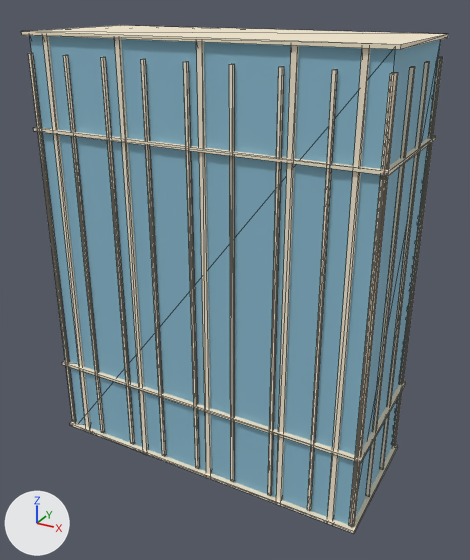
Renders of the glTF model public/assets/renovation/v2/models/modern-1-lod1.glb from each side of a commit.
Both versions are drawn from a 50 mm camera at (22.2, -39.4, 34.4) aimed at (0.7, -0.2, 14.8). Every picture has the same lights, and +X, +Y and +Z are marked at lower left. The first picture is the older version. Mesh edges are drawn as thin lines. Where no turn or scale is listed for an object, it has been applied to the vertices. Vertices at exactly the same position are counted once.

Objects in the first picture: 'modern-1_architecture'.
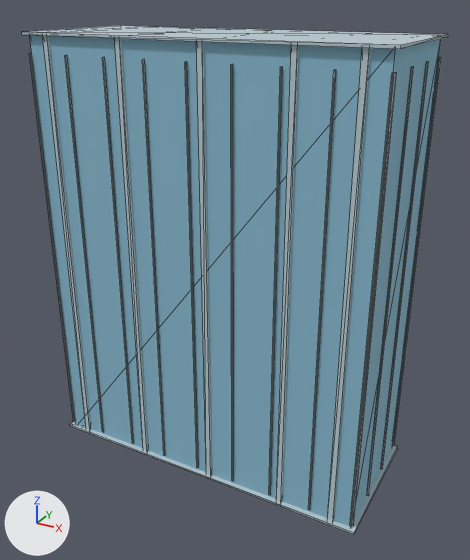
Location of each change, (x1, y1, x2, y2) in pixels of the pictures (470 x 560 px; the box of a moved part takes in the faces that stretch with it):
'modern-1_architecture', reshaped
    before: (21, 25, 448, 533)
    after: (22, 26, 448, 534)
part 1 of me_modern_1_001, moved or reshaped (not visible before)
    after: (102, 57, 134, 443)
part 2 of me_modern_1_001, moved or reshaped (not visible afterwards)
    before: (101, 57, 135, 444)
part 3 of me_modern_1_001, moved or reshaped (not visible before)
    after: (269, 67, 283, 495)
part 4 of me_modern_1_001, moved or reshaped (not visible afterwards)
    before: (268, 67, 284, 496)
part 5 of me_modern_1_001, deleted
    before: (62, 361, 406, 463)
part 6 of me_modern_1_001, deleted
    before: (33, 127, 436, 176)
part 7 of me_modern_1_001, recoloured
    both: (22, 26, 448, 533)

The edits, one by one:
Material 'frame' (mat_frame) is new.
Its base color is (0.5, 0.61, 0.66) (pale blue #bccdd4).
Its roughness is 0.75.
me_modern_1_001 is used by ob_modern_1_architecture.
me_modern_1_001 had 288 vertices, 432 faces and spanned x -12.9..12.9, y -5.3..5.3, z 0.0..32.1.
me_modern_1_001 now has 272 vertices, 408 faces and spans x -12.9..12.9, y -5.3..5.3, z 0.0..32.1.
me_modern_1_001 part 1: the loose piece of 8 vertices spanning x -6.4..-6.1, y 5.0..5.2, z 0.6..30.7 is moved by (0.0, -10.2, 0.0), in mat_frame (pale blue #bccdd4).
me_modern_1_001 part 2: the loose piece of 8 vertices spanning x -6.4..-6.1, y -5.2..-5.0, z 0.6..30.7 is moved by (0.0, 10.2, 0.0), in mat_frame (pale blue #bccdd4).
me_modern_1_001 part 3: the loose piece of 8 vertices spanning x 6.1..6.4, y 5.0..5.2, z 0.6..30.7 is moved by (0.0, -10.2, 0.0), in mat_frame (pale blue #bccdd4).
me_modern_1_001 part 4: the loose piece of 8 vertices spanning x 6.1..6.4, y -5.2..-5.0, z 0.6..30.7 is moved by (0.0, 10.2, 0.0), in mat_frame (pale blue #bccdd4).
me_modern_1_001 part 5: the loose piece of 8 vertices spanning x -12.9..12.9, y -5.3..5.3, z 6.3..6.5 is deleted.
me_modern_1_001 part 6: the loose piece of 8 vertices spanning x -12.9..12.9, y -5.3..5.3, z 25.5..25.7 is deleted.
me_modern_1_001 part 7: 348 faces spanning x -12.9..12.9, y -5.3..5.3, z 0.0..32.1 switch from mat_trim_043 (pale yellow #f7ebd1) to mat_frame (pale blue #bccdd4).
Other edits to the shape of me_modern_1_001 do not show in these pictures.
